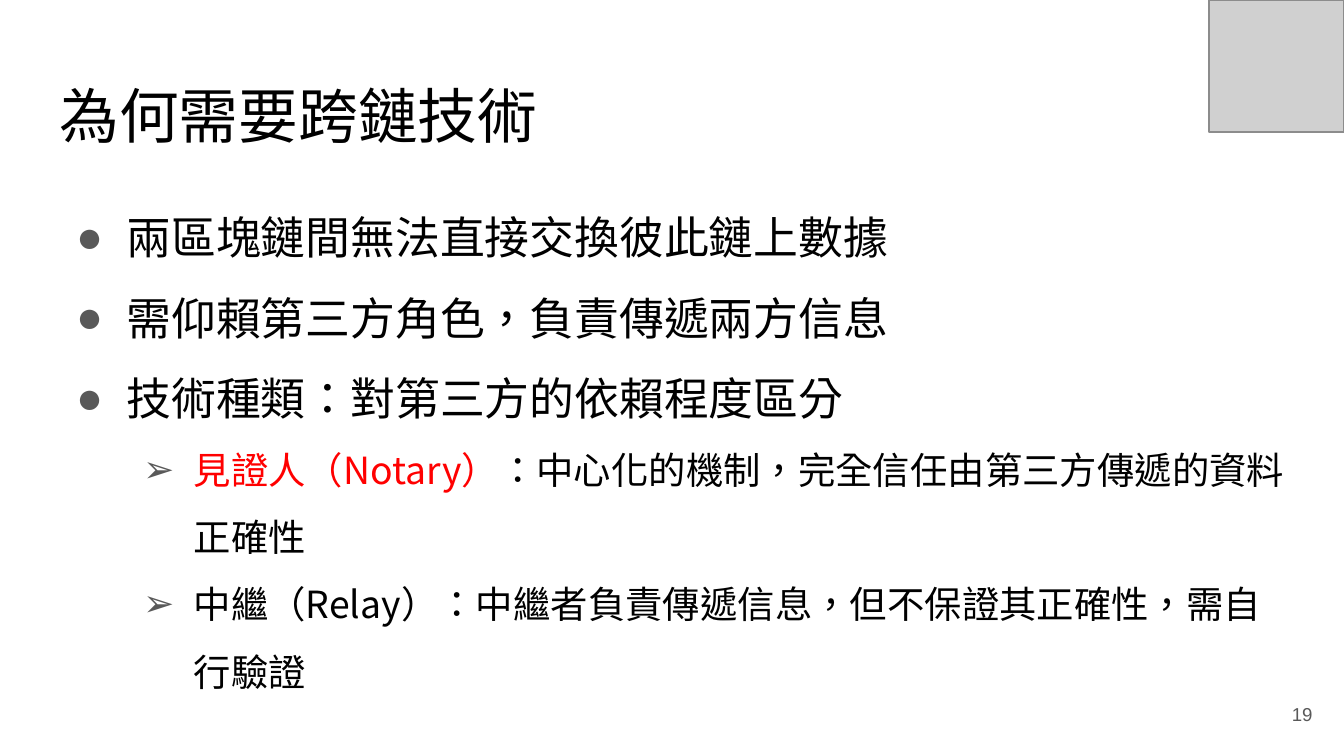
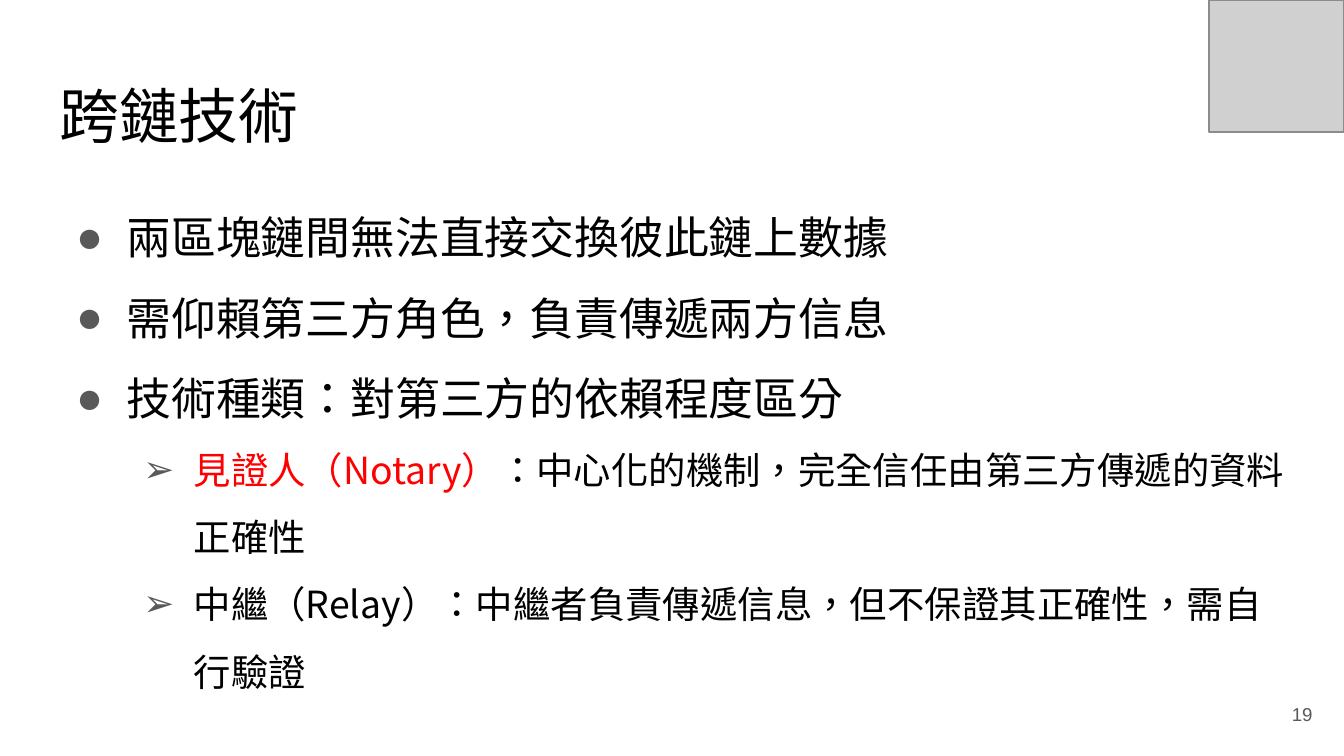
Before and after one commit to RyuChu/A-Decentralized-Digital-Currency-Tracing-Service, a slide deck: slide 19 of Documents/論文簡報_V3.pptx. Drawn at 1344x756 pixels with LibreOffice and Linux fonts; fonts in the diff are those of the drawing; grey boxes stand for pictures. Boxes give left, top, right and bottom in pixels: in the first picture for what was removed or moved away, otherwise in the second. Text is boxed around its words. In the diff, an @@ line names an element or a change of style, - is before the commit and + after.

```diff
--- a/Documents/論文簡報_V3.pptx
+++ b/Documents/論文簡報_V3.pptx
@@ title at <box>59,87,298,143</box>: text changed @@
-為何需要跨鏈技術
+跨鏈技術
```
Also in this commit, not shown: 18 other slides changed.
